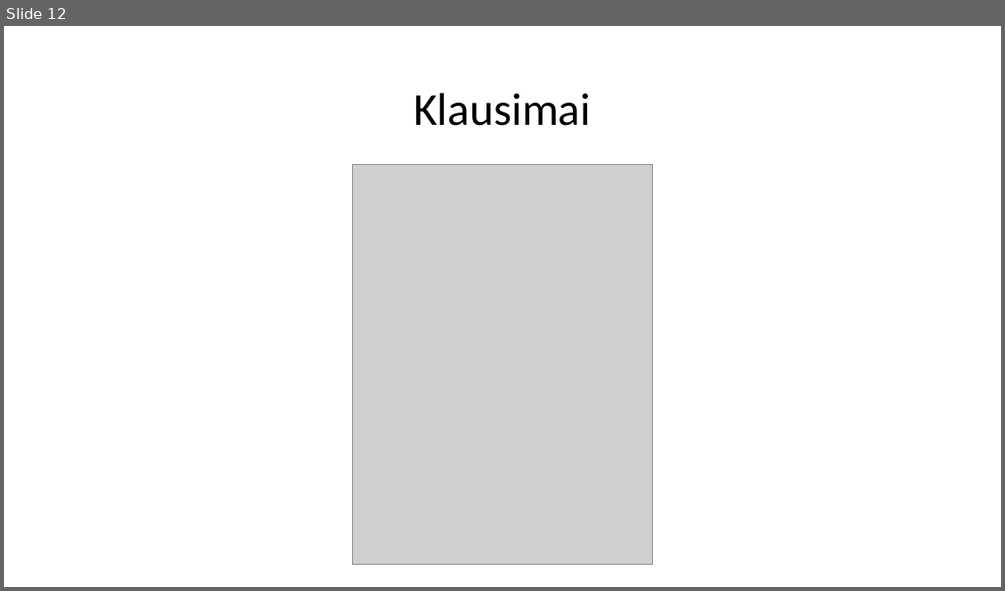
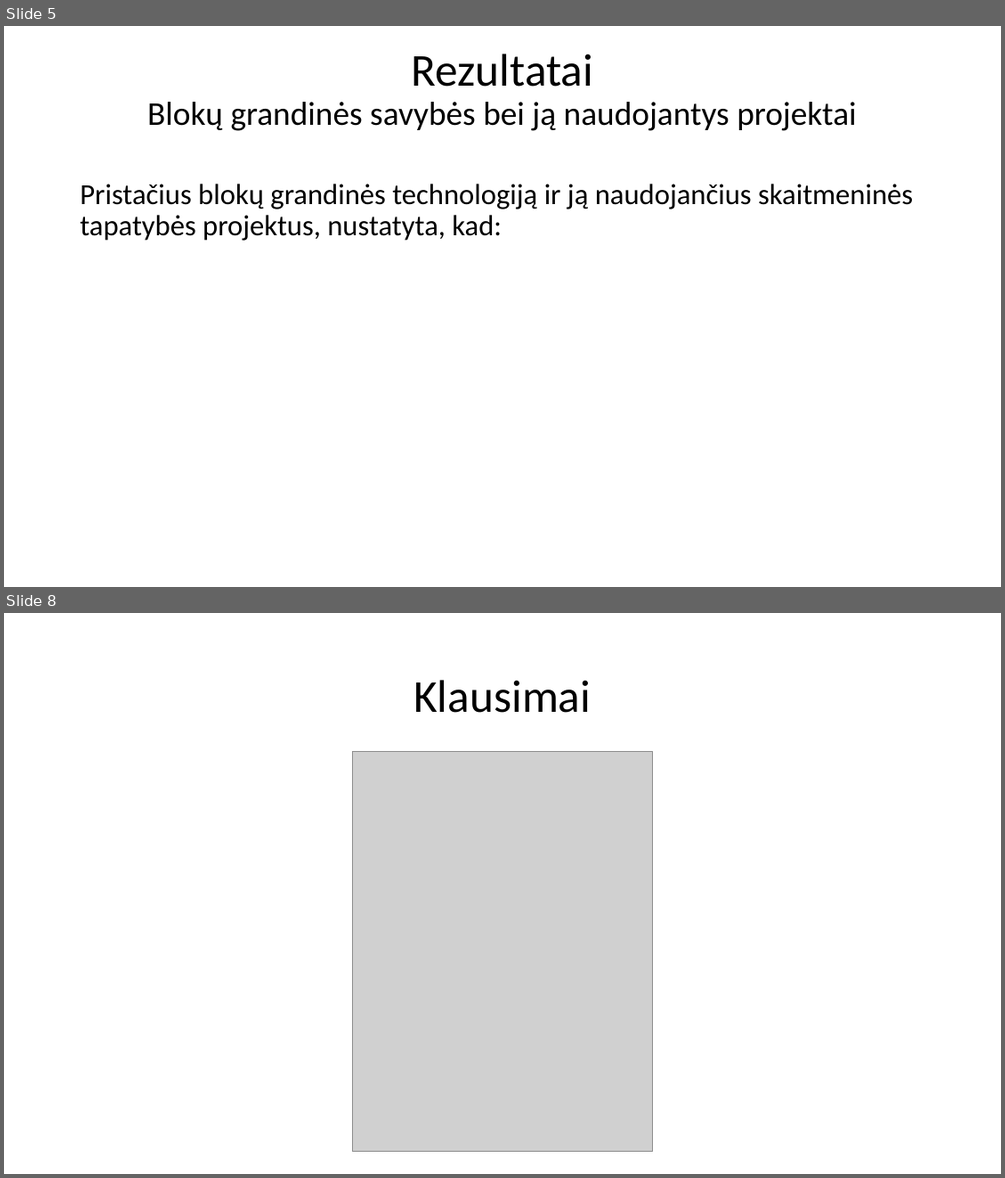
Before and after one commit to Ubaldas11/bachelor-thesis, a slide deck: BakalauroGynimas.pptx. Shown one above the other, each under a label of ours: slide 12 before the commit, slides 5 and 8 after it; the slides between them are not shown. The pictures are 1005x591 and 1005x1178 pixels, drawn with LibreOffice and Linux fonts; fonts in the diff are those of the drawing; grey boxes stand for pictures; background and template pictures are left out. Boxes give left, top, right and bottom in pixels: in the first picture for what was removed or moved away, otherwise in the second. Text is boxed around its words. In the diff, an @@ line names an element or a change of style, - is before the commit and + after.

```diff
--- a/BakalauroGynimas.pptx
+++ b/BakalauroGynimas.pptx
@@ slide 5 added at (4, 26, 1001, 587), background #FFFFFF @@
@@ title added at (147, 54, 856, 131), 32 pt, text #000000 @@
+Rezultatai
+Blokų grandinės savybės bei ją naudojantys projektai
@@ text added at (80, 184, 913, 240), 28 pt, text #000000 @@
+Pristačius blokų grandinės technologiją ir ją naudojančius skaitmeninės tapatybės projektus, nustatyta, kad:
@@ what was slide 12 is now slide 8 @@
```
Also in this commit, not shown: 1 slide changed, 5 other slides added, 10 slides removed, 2 other files.
